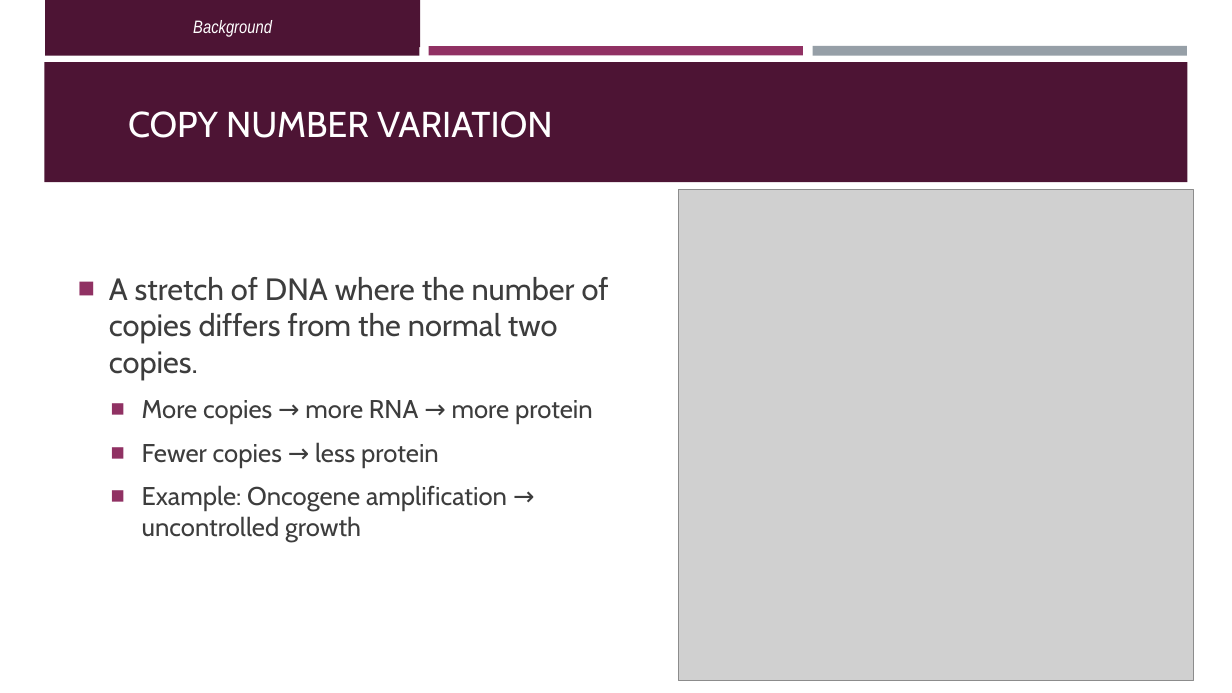
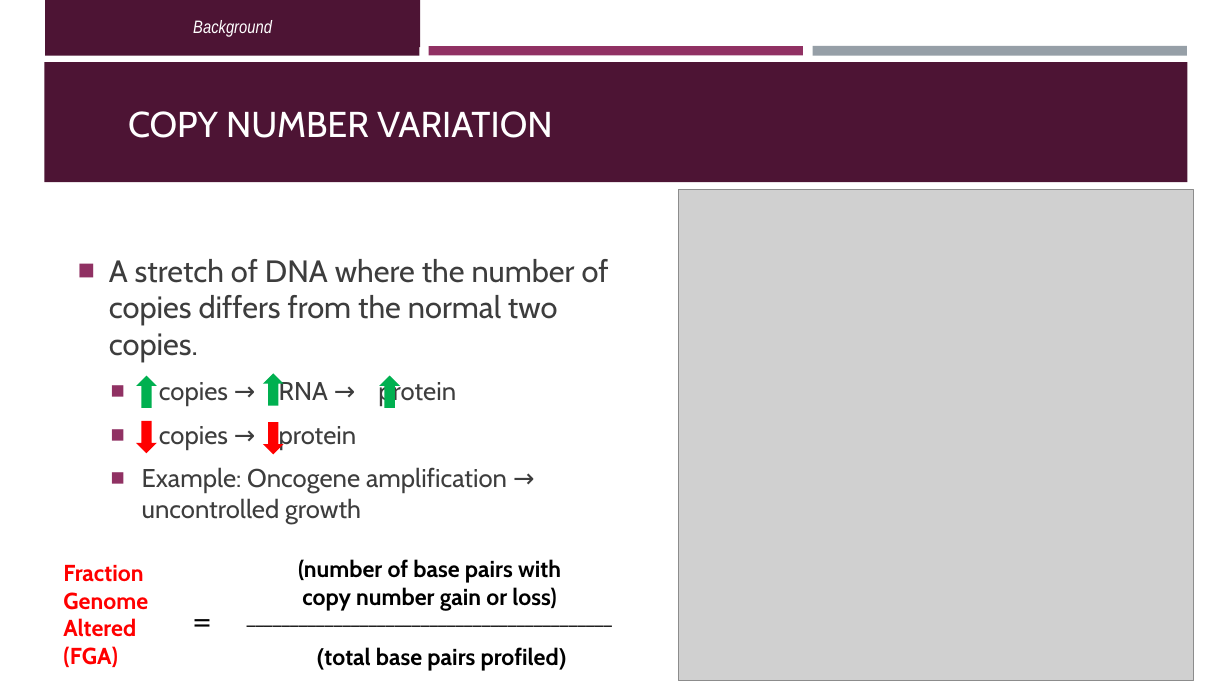
Before and after one commit to OrnitB/cancer_bioinformatics, a slide deck: slide 3 of project/project_background/Final Project Presentation - Ornit - Cancer Bioinfo March 2026.pptx. Drawn at 1232x693 pixels with LibreOffice and Linux fonts; fonts in the diff are those of the drawing; grey boxes stand for pictures. Boxes give left, top, right and bottom in pixels: in the first picture for what was removed or moved away, otherwise in the second. Text is boxed around its words. In the diff, an @@ line names an element or a change of style, - is before the commit and + after.

```diff
--- a/project/project_background/Final Project Presentation - Ornit - Cancer Bioinfo March 2026.pptx
+++ b/project/project_background/Final Project Presentation - Ornit - Cancer Bioinfo March 2026.pptx
@@ text "A stretch of DNA where ...": place and size @@
-text "A stretch of DNA where ..." at (109, 277, 609, 542)
+text "A stretch of DNA where ..." at (109, 259, 609, 524)
@@ down arrow added at (136, 375, 156, 408), fill #00B050 @@
@@ text at (159, 379, 456, 449): text changed @@
-  ■ More copies → more RNA → more protein
-  ■ Fewer copies → less protein
+  ■ copies → RNA → protein
+  ■ copies → protein
@@ down arrow added at (262, 373, 283, 406), fill #00B050 @@
@@ down arrow added at (379, 375, 399, 408), fill #00B050 @@
@@ down arrow added at (136, 421, 156, 454), fill #FF0000 @@
@@ down arrow added at (262, 422, 283, 455), fill #FF0000 @@
@@ text added at (63, 565, 148, 667), 18 pt, text #FF0000, bold @@
+Fraction Genome Altered (FGA)
@@ text added at (298, 559, 561, 611), 18 pt, text #000000, bold @@
+(number of base pairs with
+copy number gain or loss)
+__________________________________________
@@ text added at (184, 596, 221, 642), 24 pt, text #000000 @@
+=
@@ text added at (324, 647, 559, 671), 18 pt, text #000000, bold @@
+(total base pairs profiled)
```
Also in this commit, not shown: 14 other slides changed, 5 other files.
